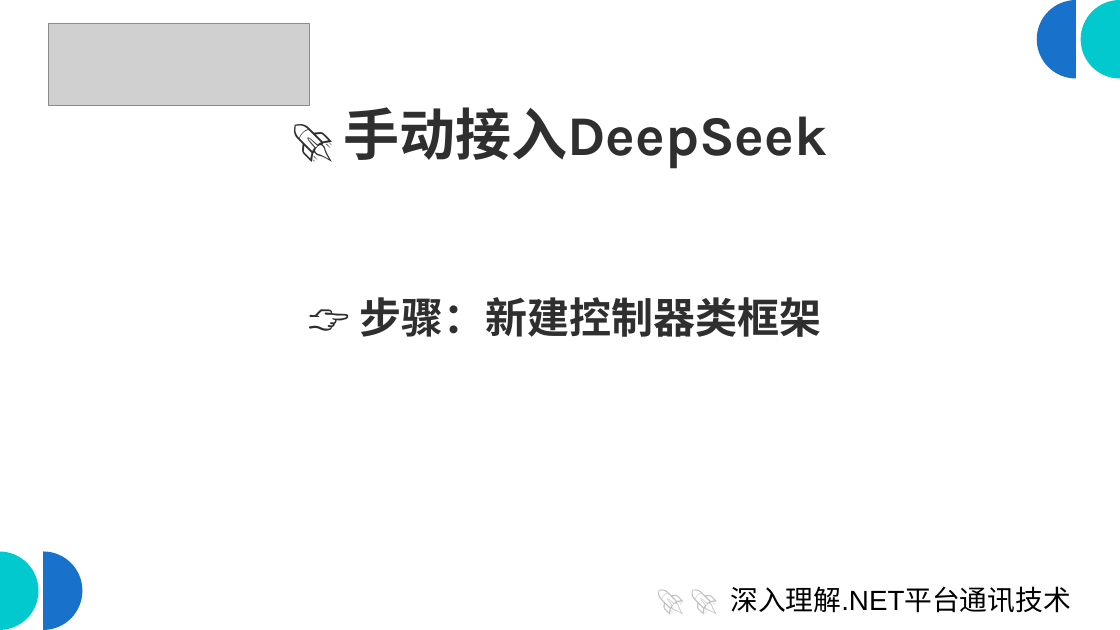
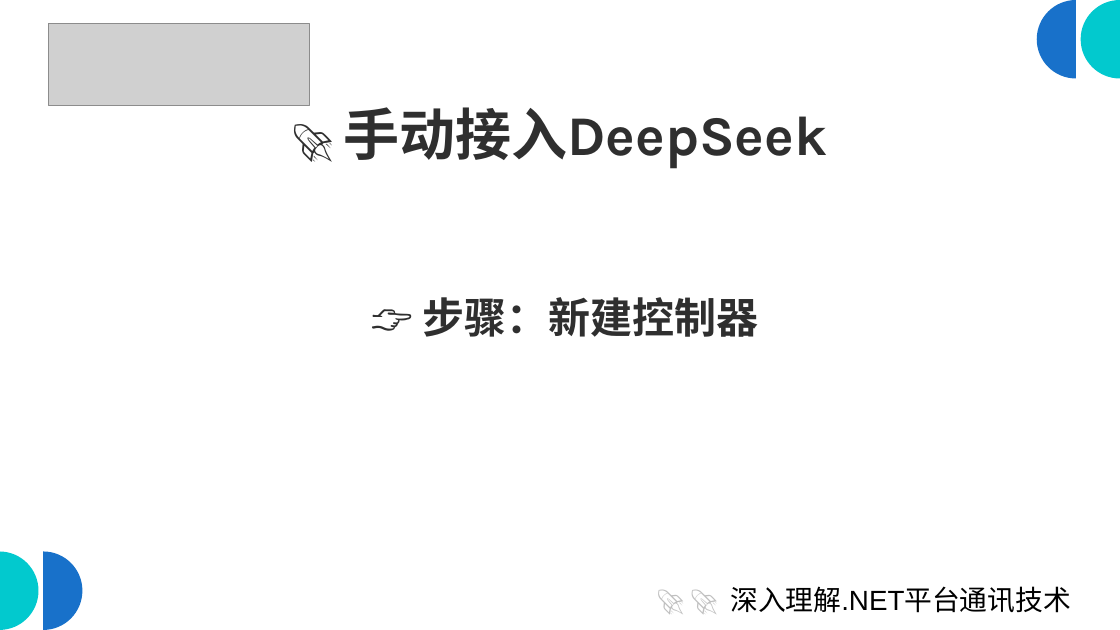
Before and after one commit to scottfly189/dotnet_net_course, a slide deck: slide 8 of src/4.DeepseekDemo/deep_seek.odp (slide 10 before the commit). Drawn at 1120x630 pixels with LibreOffice and Linux fonts; fonts in the diff are those of the drawing; grey boxes stand for pictures. Boxes give left, top, right and bottom in pixels: in the first picture for what was removed or moved away, otherwise in the second. Text is boxed around its words. In the diff, an @@ line names an element or a change of style, - is before the commit and + after.

```diff
--- a/src/4.DeepseekDemo/deep_seek.odp
+++ b/src/4.DeepseekDemo/deep_seek.odp
@@ text at (423, 297, 759, 337): text changed @@
-👉 步骤：新建控制器类框架
+👉 步骤：新建控制器
```
Also in this commit, not shown: 5 other slides changed, 1 slide added, 2 slides removed, 6 other files.
